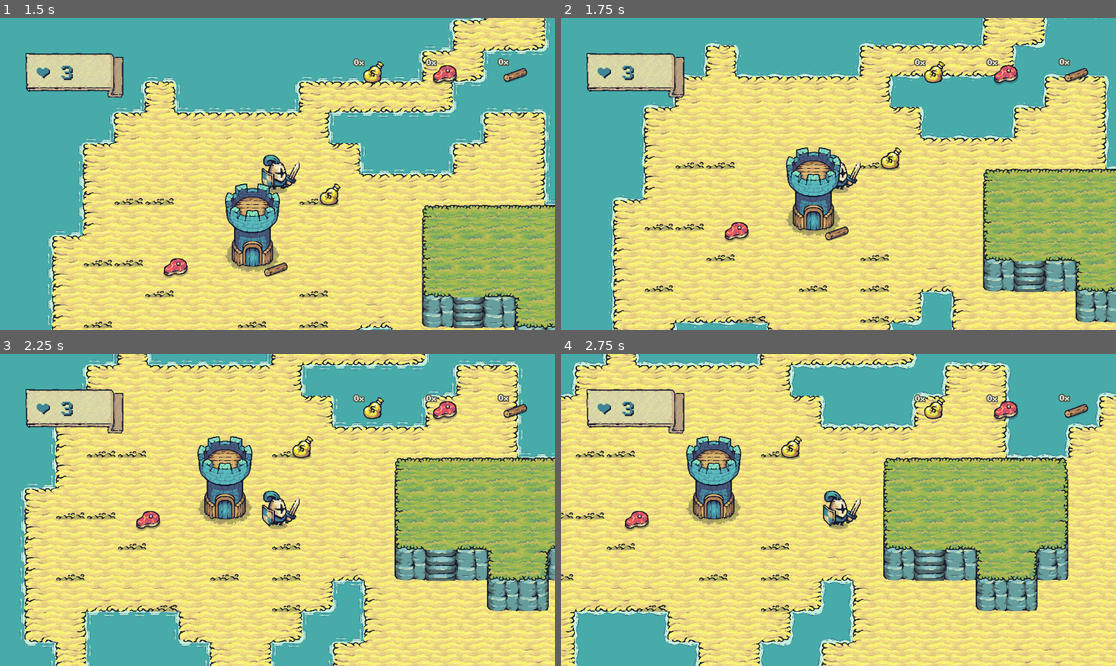
Above: before the commit, frames 1-4 (two rows, left to right).
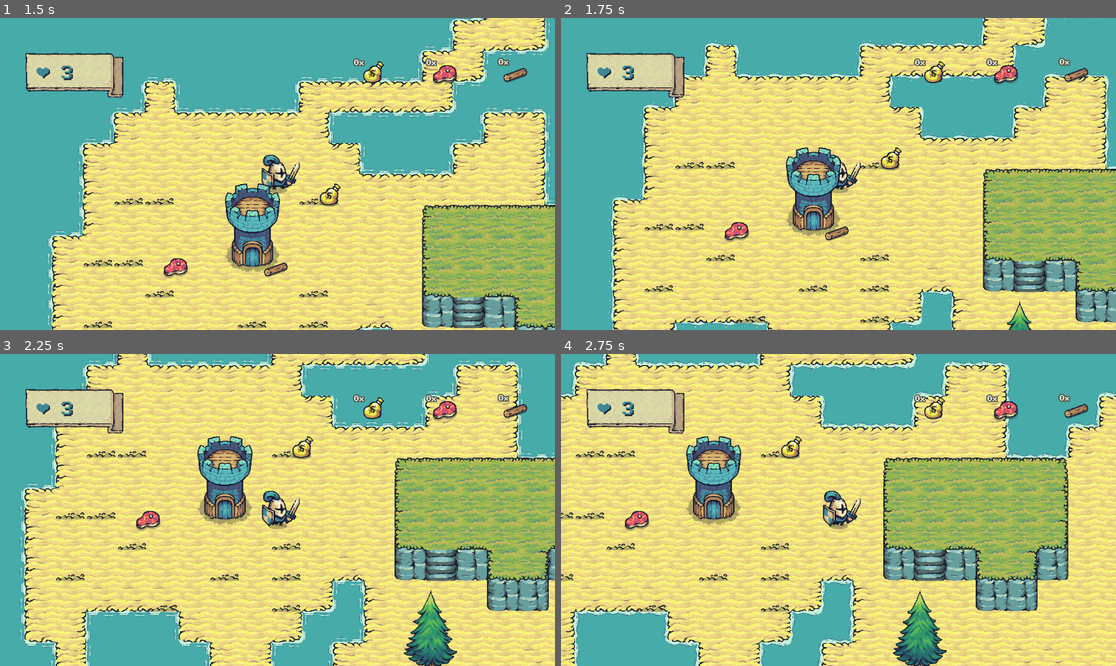
Above: after the commit, the same moments.

Repository: fenath/tower-guard
Game: Godot game, scene res://scenes/main.tscn
The game is run twice, just before and just after one commit, with the same random seed, the same clock (stepped at 60 frames per second) and the same inputs.
Inputs:
- Up to frame 1 (1.5 s): hold Right (ui_right) 0.53-1.28 s; hold Down (ui_down) from 1.28 s (still down)
- Up to frame 2 (1.75 s): keep holding Down (ui_down)
- Up to frame 3 (2.25 s): release Down (ui_down) at 2.03 s; hold Right (ui_right) from 2.03 s (still down)
- Up to frame 4 (2.75 s): keep holding Right (ui_right)

Frame 1 is identical in both runs. In frame 2, 0.2% of the frame differs, in the area x 80-85%, y 90-100%; in frame 3, 1.3%; in frame 4, 1.3%, in the area x 59-70%, y 75-100%.

Commit message:
set scene for player

Diff:
--- a/scenes/main.tscn
+++ b/scenes/main.tscn
@@ -1,117 +1,15 @@
-[gd_scene load_steps=35 format=3 uid="uid://djaltvt06unu0"]
+[gd_scene load_steps=20 format=3 uid="uid://djaltvt06unu0"]
 
 [ext_resource type="PackedScene" uid="uid://bjhjupefmfgqs" path="res://scenes/tiles.tscn" id="1_d6p3j"]
-[ext_resource type="Script" path="res://scripts/character_body_2d.gd" id="2_v3nol"]
-[ext_resource type="Texture2D" uid="uid://deo0js5p0gxx7" path="res://assets/Factions/Knights/Troops/Warrior/Blue/Warrior_Blue.png" id="2_w4gtl"]
 [ext_resource type="PackedScene" uid="uid://c7jm2yuaacdqh" path="res://scenes/hud.tscn" id="3_617g2"]
-[ext_resource type="Script" path="res://scripts/follow_camera.gd" id="4_tcs51"]
+[ext_resource type="PackedScene" uid="uid://7lsouk5v2cwt" path="res://scenes/player.tscn" id="3_el764"]
 [ext_resource type="PackedScene" uid="uid://dsb8p4ysfqkdi" path="res://prefabs/meat.tscn" id="5_w7uh3"]
 [ext_resource type="Script" path="res://scripts/gold_entity.gd" id="6_jgvlv"]
 [ext_resource type="PackedScene" uid="uid://buky2dgx2kia3" path="res://prefabs/gold.tscn" id="6_mytpp"]
 [ext_resource type="Texture2D" uid="uid://bunj2btgrwyu3" path="res://assets/Resources/Resources/G_Idle.png" id="7_52rrg"]
 [ext_resource type="PackedScene" uid="uid://br5nrp3rtcimi" path="res://prefabs/wood.tscn" id="7_m1s7h"]
 [ext_resource type="Texture2D" uid="uid://cco37rio8rbnf" path="res://assets/Resources/Resources/G_Spawn.png" id="8_xnn5u"]
-
-[sub_resource type="AtlasTexture" id="AtlasTexture_q0c52"]
-atlas = ExtResource("2_w4gtl")
-region = Rect2(0, 0, 192, 192)
-
-[sub_resource type="AtlasTexture" id="AtlasTexture_j6wva"]
-atlas = ExtResource("2_w4gtl")
-region = Rect2(192, 0, 192, 192)
-
-[sub_resource type="AtlasTexture" id="AtlasTexture_jivnv"]
-atlas = ExtResource("2_w4gtl")
-region = Rect2(384, 0, 192, 192)
-
-[sub_resource type="AtlasTexture" id="AtlasTexture_euptx"]
-atlas = ExtResource("2_w4gtl")
-region = Rect2(576, 0, 192, 192)
-
-[sub_resource type="AtlasTexture" id="AtlasTexture_ndmye"]
-atlas = ExtResource("2_w4gtl")
-region = Rect2(768, 0, 192, 192)
-
-[sub_resource type="AtlasTexture" id="AtlasTexture_g4vkm"]
-atlas = ExtResource("2_w4gtl")
-region = Rect2(960, 0, 192, 192)
-
-[sub_resource type="AtlasTexture" id="AtlasTexture_rb4no"]
-atlas = ExtResource("2_w4gtl")
-region = Rect2(0, 192, 192, 192)
-
-[sub_resource type="AtlasTexture" id="AtlasTexture_k54yu"]
-atlas = ExtResource("2_w4gtl")
-region = Rect2(192, 192, 192, 192)
-
-[sub_resource type="AtlasTexture" id="AtlasTexture_rui1o"]
-atlas = ExtResource("2_w4gtl")
-region = Rect2(384, 192, 192, 192)
-
-[sub_resource type="AtlasTexture" id="AtlasTexture_anl6s"]
-atlas = ExtResource("2_w4gtl")
-region = Rect2(576, 192, 192, 192)
-
-[sub_resource type="AtlasTexture" id="AtlasTexture_t7npc"]
-atlas = ExtResource("2_w4gtl")
-region = Rect2(768, 192, 192, 192)
-
-[sub_resource type="AtlasTexture" id="AtlasTexture_anj4k"]
-atlas = ExtResource("2_w4gtl")
-region = Rect2(960, 192, 192, 192)
-
-[sub_resource type="SpriteFrames" id="SpriteFrames_lh52o"]
-animations = [{
-"frames": [{
-"duration": 1.0,
-"texture": SubResource("AtlasTexture_q0c52")
-}, {
-"duration": 1.0,
-"texture": SubResource("AtlasTexture_j6wva")
-}, {
-"duration": 1.0,
-"texture": SubResource("AtlasTexture_jivnv")
-}, {
-"duration": 1.0,
-"texture": SubResource("AtlasTexture_euptx")
-}, {
-"duration": 1.0,
-"texture": SubResource("AtlasTexture_ndmye")
-}, {
-"duration": 1.0,
-"texture": SubResource("AtlasTexture_g4vkm")
-}],
-"loop": true,
-"name": &"idle",
-"speed": 12.0
-}, {
-"frames": [{
-"duration": 1.0,
-"texture": SubResource("AtlasTexture_rb4no")
-}, {
-"duration": 1.0,
-"texture": SubResource("AtlasTexture_k54yu")
-}, {
-"duration": 1.0,
-"texture": SubResource("AtlasTexture_rui1o")
-}, {
-"duration": 1.0,
-"texture": SubResource("AtlasTexture_anl6s")
-}, {
-"duration": 1.0,
-"texture": SubResource("AtlasTexture_t7npc")
-}, {
-"duration": 1.0,
-"texture": SubResource("AtlasTexture_anj4k")
-}],
-"loop": true,
-"name": &"walking",
-"speed": 12.0
-}]
-
-[sub_resource type="CapsuleShape2D" id="CapsuleShape2D_xesxe"]
-radius = 18.0
-height = 44.0
+[ext_resource type="PackedScene" uid="uid://bm5i5qwn085kf" path="res://prefabs/tree.tscn" id="12_53pmu"]
 
 [sub_resource type="CircleShape2D" id="CircleShape2D_uk4ba"]
 radius = 25.0
@@ -190,29 +88,7 @@
 
 [node name="Hud" parent="CanvasLayer" instance=ExtResource("3_617g2")]
 
-[node name="player" type="Node2D" parent="."]
-y_sort_enabled = true
-position = Vector2(371, 465)
-
-[node name="CharacterBody2D" type="CharacterBody2D" parent="player"]
-y_sort_enabled = true
-collision_mask = 3
-script = ExtResource("2_v3nol")
-
-[node name="followCamera" type="Camera2D" parent="player/CharacterBody2D"]
-process_callback = 0
-limit_left = 0
-limit_top = 0
-limit_right = 2000
-script = ExtResource("4_tcs51")
-
-[node name="AnimatedSprite2D" type="AnimatedSprite2D" parent="player/CharacterBody2D"]
-sprite_frames = SubResource("SpriteFrames_lh52o")
-animation = &"idle"
-
-[node name="CollisionShape2D" type="CollisionShape2D" parent="player/CharacterBody2D"]
-position = Vector2(0, 12)
-shape = SubResource("CapsuleShape2D_xesxe")
+[node name="player" parent="." instance=ExtResource("3_el764")]
 
 [node name="resources" type="Node2D" parent="."]
 
@@ -238,3 +114,6 @@
 animation = &"spawn"
 frame = 6
 frame_progress = 1.0
+
+[node name="Tree" parent="." instance=ExtResource("12_53pmu")]
+position = Vector2(969, 943)
--- /dev/null
+++ b/scenes/player.tscn
@@ -0,0 +1,130 @@
+[gd_scene load_steps=18 format=3 uid="uid://7lsouk5v2cwt"]
+
+[ext_resource type="Script" path="res://scripts/character_body_2d.gd" id="1_jrk1o"]
+[ext_resource type="Script" path="res://scripts/follow_camera.gd" id="2_nr4ix"]
+[ext_resource type="Texture2D" uid="uid://deo0js5p0gxx7" path="res://assets/Factions/Knights/Troops/Warrior/Blue/Warrior_Blue.png" id="3_ko5bi"]
+
+[sub_resource type="AtlasTexture" id="AtlasTexture_q0c52"]
+atlas = ExtResource("3_ko5bi")
+region = Rect2(0, 0, 192, 192)
+
+[sub_resource type="AtlasTexture" id="AtlasTexture_j6wva"]
+atlas = ExtResource("3_ko5bi")
+region = Rect2(192, 0, 192, 192)
+
+[sub_resource type="AtlasTexture" id="AtlasTexture_jivnv"]
+atlas = ExtResource("3_ko5bi")
+region = Rect2(384, 0, 192, 192)
+
+[sub_resource type="AtlasTexture" id="AtlasTexture_euptx"]
+atlas = ExtResource("3_ko5bi")
+region = Rect2(576, 0, 192, 192)
+
+[sub_resource type="AtlasTexture" id="AtlasTexture_ndmye"]
+atlas = ExtResource("3_ko5bi")
+region = Rect2(768, 0, 192, 192)
+
+[sub_resource type="AtlasTexture" id="AtlasTexture_g4vkm"]
+atlas = ExtResource("3_ko5bi")
+region = Rect2(960, 0, 192, 192)
+
+[sub_resource type="AtlasTexture" id="AtlasTexture_rb4no"]
+atlas = ExtResource("3_ko5bi")
+region = Rect2(0, 192, 192, 192)
+
+[sub_resource type="AtlasTexture" id="AtlasTexture_k54yu"]
+atlas = ExtResource("3_ko5bi")
+region = Rect2(192, 192, 192, 192)
+
+[sub_resource type="AtlasTexture" id="AtlasTexture_rui1o"]
+atlas = ExtResource("3_ko5bi")
+region = Rect2(384, 192, 192, 192)
+
+[sub_resource type="AtlasTexture" id="AtlasTexture_anl6s"]
+atlas = ExtResource("3_ko5bi")
+region = Rect2(576, 192, 192, 192)
+
+[sub_resource type="AtlasTexture" id="AtlasTexture_t7npc"]
+atlas = ExtResource("3_ko5bi")
+region = Rect2(768, 192, 192, 192)
+
+[sub_resource type="AtlasTexture" id="AtlasTexture_anj4k"]
+atlas = ExtResource("3_ko5bi")
+region = Rect2(960, 192, 192, 192)
+
+[sub_resource type="SpriteFrames" id="SpriteFrames_lh52o"]
+animations = [{
+"frames": [{
+"duration": 1.0,
+"texture": SubResource("AtlasTexture_q0c52")
+}, {
+"duration": 1.0,
+"texture": SubResource("AtlasTexture_j6wva")
+}, {
+"duration": 1.0,
+"texture": SubResource("AtlasTexture_jivnv")
+}, {
+"duration": 1.0,
+"texture": SubResource("AtlasTexture_euptx")
+}, {
+"duration": 1.0,
+"texture": SubResource("AtlasTexture_ndmye")
+}, {
+"duration": 1.0,
+"texture": SubResource("AtlasTexture_g4vkm")
+}],
+"loop": true,
+"name": &"idle",
+"speed": 12.0
+}, {
+"frames": [{
+"duration": 1.0,
+"texture": SubResource("AtlasTexture_rb4no")
+}, {
+"duration": 1.0,
+"texture": SubResource("AtlasTexture_k54yu")
+}, {
+"duration": 1.0,
+"texture": SubResource("AtlasTexture_rui1o")
+}, {
+"duration": 1.0,
+"texture": SubResource("AtlasTexture_anl6s")
+}, {
+"duration": 1.0,
+"texture": SubResource("AtlasTexture_t7npc")
+}, {
+"duration": 1.0,
+"texture": SubResource("AtlasTexture_anj4k")
+}],
+"loop": true,
+"name": &"walking",
+"speed": 12.0
+}]
+
+[sub_resource type="CapsuleShape2D" id="CapsuleShape2D_xesxe"]
+radius = 18.0
+height = 44.0
+
+[node name="player" type="Node2D"]
+y_sort_enabled = true
+position = Vector2(371, 465)
+
+[node name="CharacterBody2D" type="CharacterBody2D" parent="."]
+y_sort_enabled = true
+collision_mask = 3
+script = ExtResource("1_jrk1o")
+
+[node name="followCamera" type="Camera2D" parent="CharacterBody2D"]
+process_callback = 0
+limit_left = 0
+limit_top = 0
+limit_right = 2000
+script = ExtResource("2_nr4ix")
+
+[node name="AnimatedSprite2D" type="AnimatedSprite2D" parent="CharacterBody2D"]
+sprite_frames = SubResource("SpriteFrames_lh52o")
+animation = &"idle"
+
+[node name="CollisionShape2D" type="CollisionShape2D" parent="CharacterBody2D"]
+position = Vector2(0, 12)
+shape = SubResource("CapsuleShape2D_xesxe")
